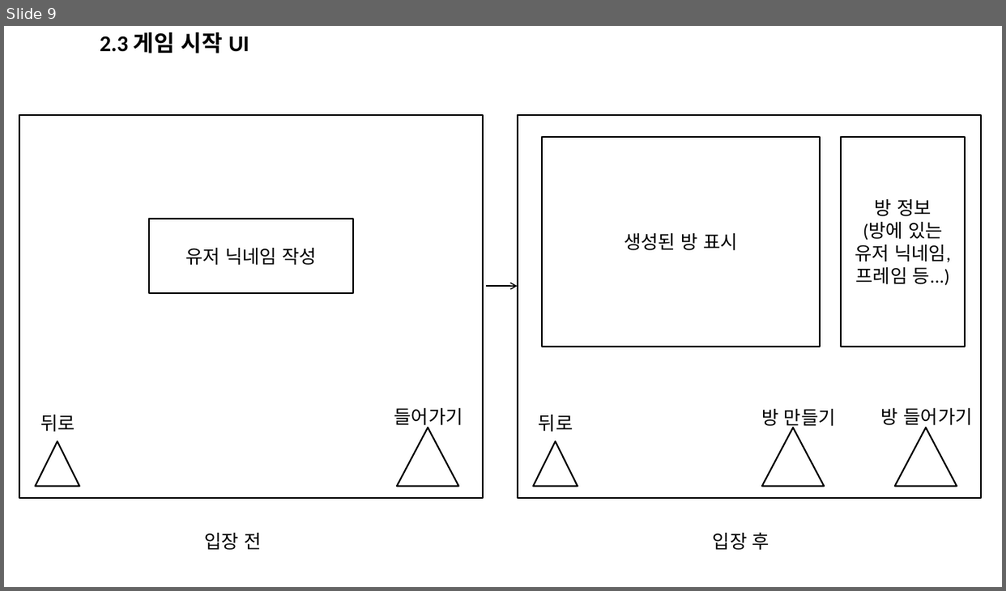
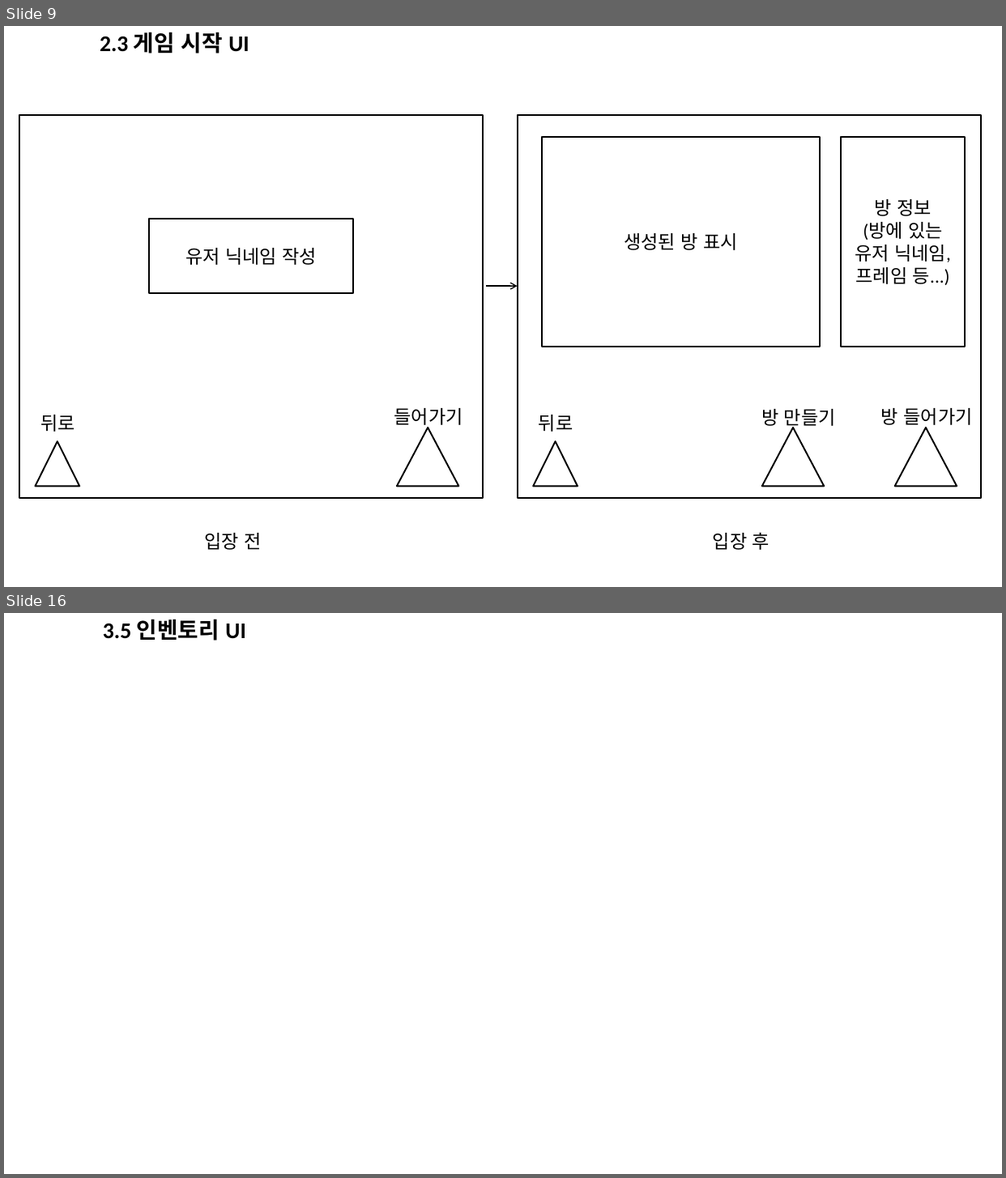
Before and after one commit to MinSeok0406/Project_RE, a slide deck: PROJECT_RE_UI배치도.pptx. Shown one above the other, each under a label of ours: slide 9 before the commit, slides 9 and 16 after it; the slides between them are not shown. The pictures are 1006x591 and 1006x1178 pixels, drawn with LibreOffice and Linux fonts; fonts in the diff are those of the drawing. Boxes give left, top, right and bottom in pixels: in the first picture for what was removed or moved away, otherwise in the second. Text is boxed around its words. In the diff, an @@ line names an element or a change of style, - is before the commit and + after.

```diff
--- a/PROJECT_RE_UI배치도.pptx
+++ b/PROJECT_RE_UI배치도.pptx
@@ slide 16 added at (4,613,1002,1174), background #FFFFFF @@
@@ title added at (103,619,245,641), 21.6 pt, text #000000, bold @@
+3.5 인벤토리 UI
```
Also in this commit, not shown: 3 slides changed, 4 other slides added.
